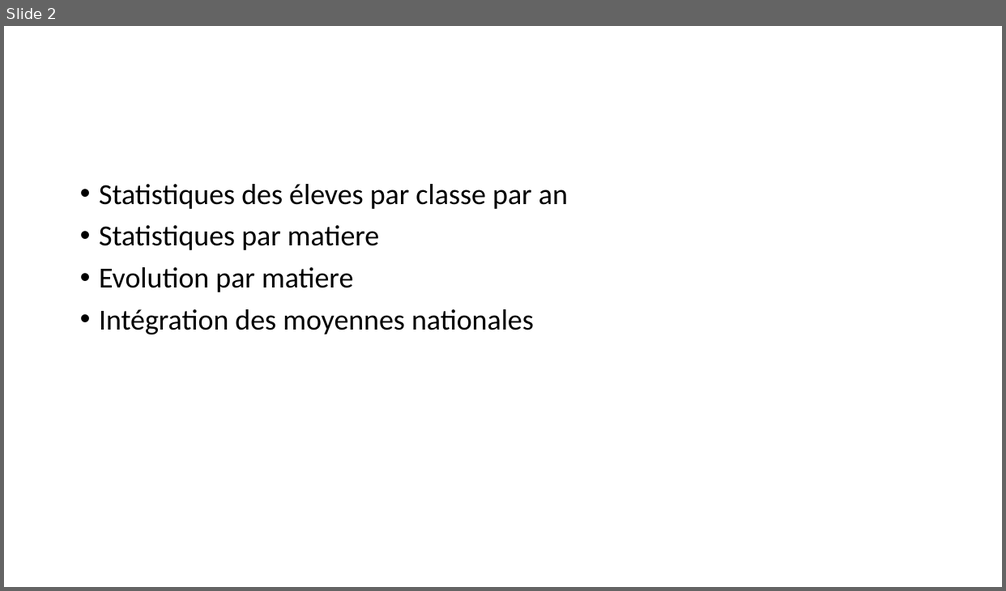
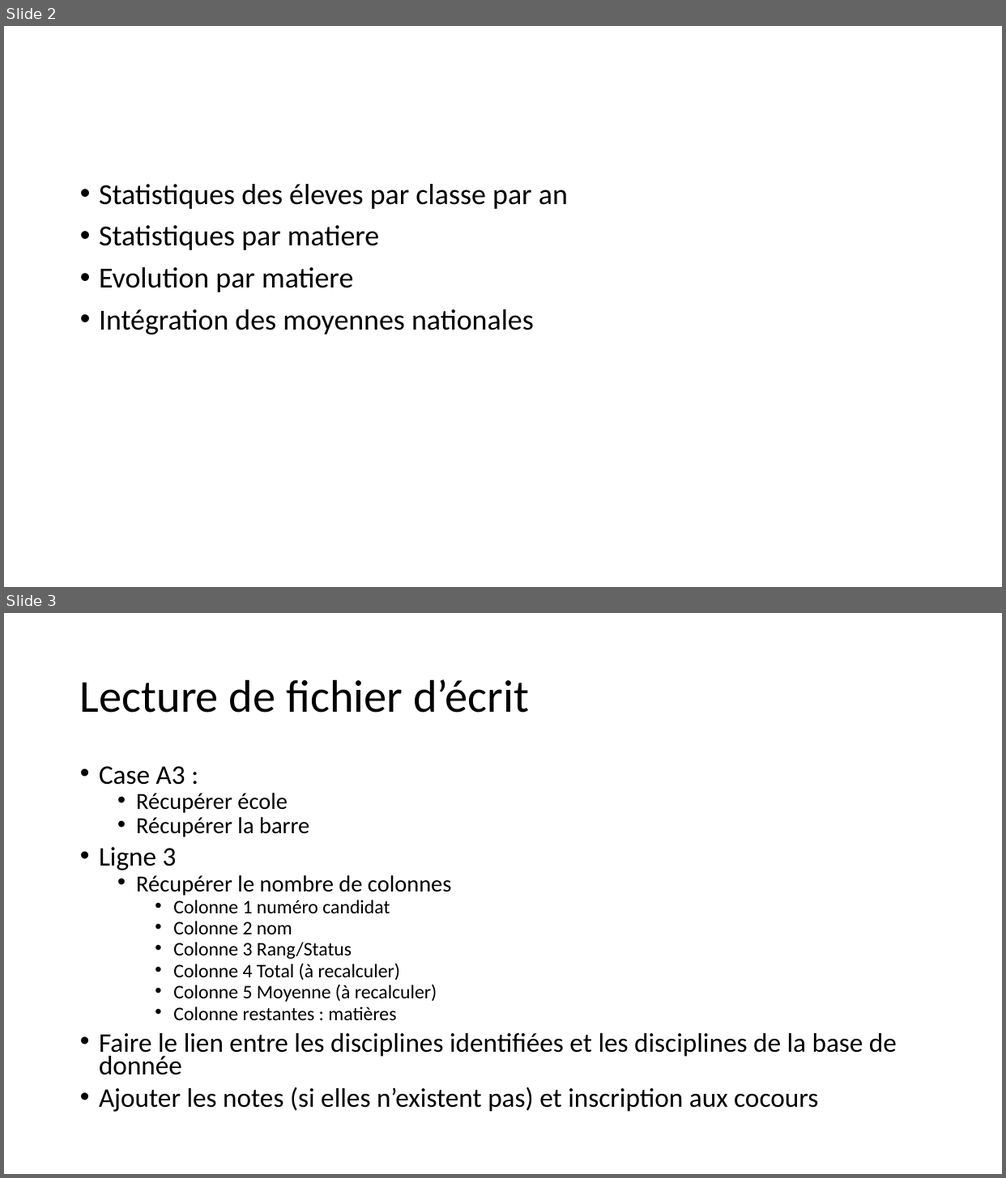
Before and after one commit to xpessoles/EvaluationCompetences, a slide deck: BilanConcours/Besoin.pptx. Shown one above the other, each under a label of ours: slide 2 before the commit, slides 2 and 3 after it. The pictures are 1006x591 and 1006x1178 pixels, drawn with LibreOffice and Linux fonts; fonts in the diff are those of the drawing. Boxes give left, top, right and bottom in pixels: in the first picture for what was removed or moved away, otherwise in the second. Text is boxed around its words. In the diff, an @@ line names an element or a change of style, - is before the commit and + after.

```diff
--- a/BilanConcours/Besoin.pptx
+++ b/BilanConcours/Besoin.pptx
@@ slide 3 added at (x1=4, y1=613, x2=1002, y2=1174), background #FFFFFF @@
@@ title added at (x1=80, y1=679, x2=529, y2=713), 44 pt, text #000000 @@
+Lecture de fichier d’écrit
@@ text added at (x1=99, y1=766, x2=897, y2=1112), 25.9 pt, text #000000 @@
+• Case A3 :
+  • Récupérer école
+  • Récupérer la barre
+• Ligne 3
+  • Récupérer le nombre de colonnes
+    • Colonne 1 numéro candidat
+    • Colonne 2 nom
+    • Colonne 3 Rang/Status
+    • Colonne 4 Total (à recalculer)
+    • Colonne 5 Moyenne (à recalculer)
+    • Colonne restantes : matières
+• Faire le lien entre les disciplines identifiées et les disciplines de la base de donnée
+• Ajouter les notes (si elles n’existent pas) et inscription aux cocours
```
Also in this commit, not shown: 2 other slides added, 2 other files.
